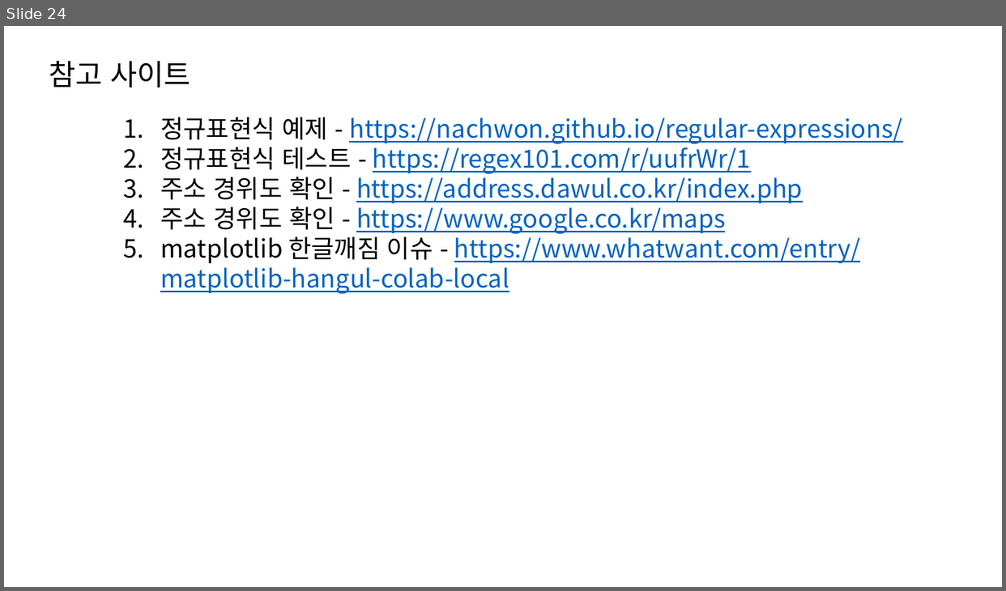
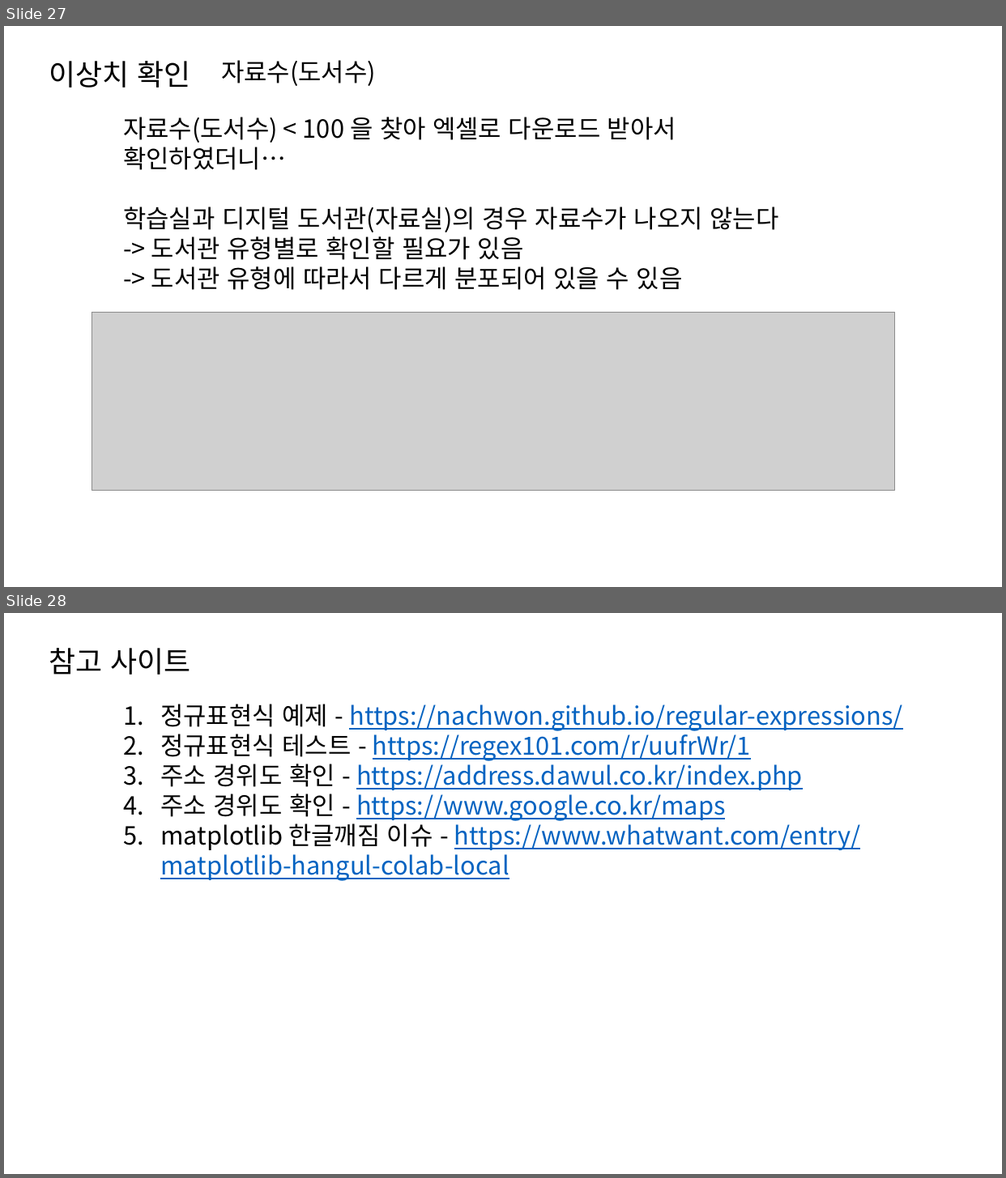
Before and after one commit to dev-hw/SeSAC-live_map, a slide deck: 230810.pptx. Shown one above the other, each under a label of ours: slide 24 before the commit, slides 27 and 28 after it. The pictures are 1006x591 and 1006x1178 pixels, drawn with LibreOffice and Linux fonts; fonts in the diff are those of the drawing; grey boxes stand for pictures. Boxes give left, top, right and bottom in pixels: in the first picture for what was removed or moved away, otherwise in the second. Text is boxed around its words. In the diff, an @@ line names an element or a change of style, - is before the commit and + after.

```diff
--- a/230810.pptx
+++ b/230810.pptx
@@ slide 27 added at box(4, 26, 1002, 587), background #FFFFFF @@
@@ text added at box(49, 61, 190, 88), 28 pt, text #000000 @@
+이상치 확인
@@ text added at box(221, 60, 376, 86), 24 pt, text #000000 @@
+자료수(도서수)
@@ text added at box(123, 117, 778, 290), 24 pt, text #000000 @@
+자료수(도서수) < 100 을 찾아 엑셀로 다운로드 받아서 확인하였더니…
+학습실과 디지털 도서관(자료실)의 경우 자료수가 나오지 않는다
+-> 도서관 유형별로 확인할 필요가 있음
+-> 도서관 유형에 따라서 다르게 분포되어 있을 수 있음
@@ picture added at box(91, 313, 895, 491) @@
@@ what was slide 24 is now slide 28 @@
```
Also in this commit, not shown: 1 slide changed, 3 other slides added.
